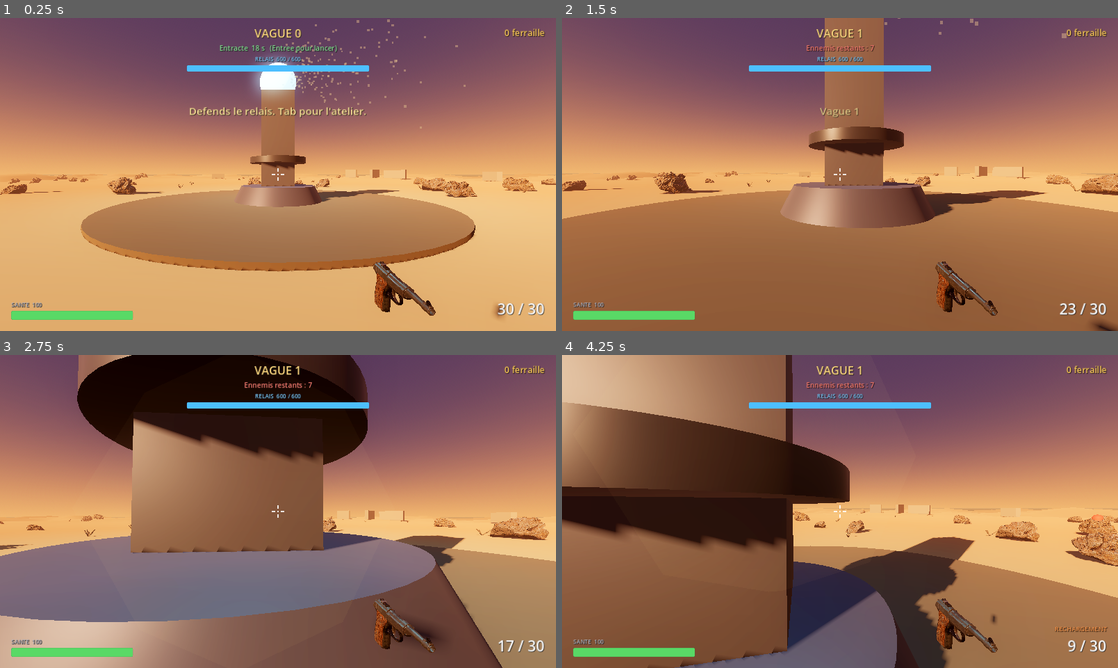
Above: before the commit, frames 1-4 (two rows, left to right).
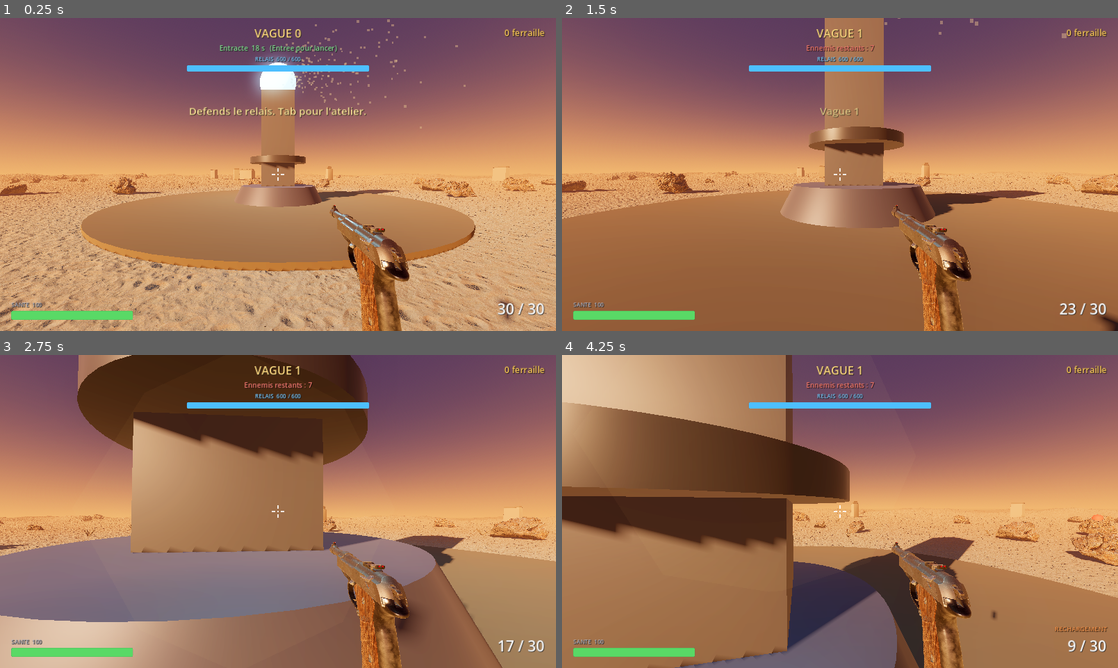
Above: after the commit, the same moments.

Repository: 100zb/tour-de-garde
Game: Godot game, scene res://scenes/main.tscn
The game is run twice, just before and just after one commit, with the same random seed, the same clock (stepped at 60 frames per second) and the same inputs.
Inputs (mouse positions are in pixels of both pictures, inside the frame that each line leads up to):
- Up to frame 1 (0.25 s): no input
- Up to frame 2 (1.5 s): tap Enter (restart) at 0.5 s; move the mouse to (867, 174) at 0.52 s; press the mouse at (867, 174) at 0.53 s; hold W (move_forward) from 0.53 s (still down); tap Space (jump) at 0.77 s; move the mouse to (812, 174) at 1.27 s; release the mouse at (812, 174) at 1.28 s; tap Shift (sprint) at 1.35 s
- Up to frame 3 (2.75 s): keep holding W (move_forward); tap Space (jump) at 1.52 s; move the mouse to (289, 505) at 2.02 s; press the mouse at (289, 505) at 2.03 s
- Up to frame 4 (4.25 s): keep holding W (move_forward); move the mouse to (834, 517) at 2.77 s; release the mouse at (834, 517) at 2.78 s; tap Shift (sprint) at 2.85 s; click (834, 517) at 2.92 s; tap Space (jump) at 3.02, 3.77 s; move the mouse to (878, 514) at 3.52 s; press the mouse at (878, 514) at 3.53 s; tap R (reload) at 4.15 s

The runs differ from the first frame. In frame 1, 16% of the frame differs, in the area x 0-100%, y 44-100%; in frame 2, 5.3%; in frame 3, 25%; in frame 4, 34%, in the area x 0-100%, y 0-100%.

Commit message:
Phase 6 (suite) - Sable texture, correctifs pistolet/horizon, ruines de fortin
Sable : terrain.gd applique desormais une vraie texture PBR (ambientCG,
CC0) au lieu d'une couleur unie - couleur, normal map (grain visible),
rugosite et occlusion ambiante, repetee 70x sur les 400m du terrain.
generate_tangents() ajoute au SurfaceTool pour que la normal map
s'applique correctement.

Pistolet : l'orientation etait inversee (canon vers le joueur au lieu
du viseur) - rotation Y corrigee de 180 degres. Repositionne et agrandi
(x1.6) pour avoir une vraie presence "tenu en main" en vue FPS, au lieu
d'apparaitre petit dans le coin de l'ecran.

Horizon : une bande sombre visible tout autour de la carte (le "sol" du
ciel procedural qui apparaissait sous l'horizon, le terrain de 400m
n'allant pas assez loin pour le masquer). ground_horizon_color aligne
sur sky_horizon_color et ground_bottom_color eclairci pour supprimer
le contraste dur.

Ruines : remplace les boites plates par des fragments reels d'un kit de
fortin modulaire (Poly Haven, CC0) - murs droits/coins en deux
epaisseurs, un pan casse net, une tour ronde, tires au hasard parmi 6
variantes et disperses comme avant (meme exclusion de l'anneau de
spawn). Echelle reduite a 55% (les pieces d'origine font jusqu'a 14m).
Le pack fourni n'incluait pas ses textures : couleurs pierre/mortier
appliquees a la main sur les 2 emplacements de materiau (mur/bordure).

Verifie : import complet sans erreur (hors avertissements attendus sur
les textures manquantes des ruines), execution headless du jeu sans
erreur de script/parse, structure des 10 rochers-ruines validee par
script, captures d'ecran confirmant chaque correction visuellement
(grain du sable, pistolet correctement oriente, horizon sans bande
sombre, variete des fragments de ruine).

Co-Authored-By: Claude Sonnet 5 <noreply@anthropic.com>
Claude-Session: https://claude.ai/code/session_01JfH1K84Rym112DTN6enNAS

Diff:
--- a/scenes/main.tscn
+++ b/scenes/main.tscn
@@ -12,8 +12,8 @@
 sky_top_color = Color(0.32, 0.24, 0.34, 1)
 sky_horizon_color = Color(0.95, 0.58, 0.32, 1)
 sky_curve = 0.15
-ground_bottom_color = Color(0.3, 0.22, 0.16, 1)
-ground_horizon_color = Color(0.82, 0.55, 0.34, 1)
+ground_bottom_color = Color(0.7, 0.46, 0.28, 1)
+ground_horizon_color = Color(0.95, 0.58, 0.32, 1)
 sun_angle_max = 18.0
 sun_curve = 0.12
 
--- a/scenes/player.tscn
+++ b/scenes/player.tscn
@@ -26,10 +26,10 @@
 far = 500.0
 
 [node name="Weapon" type="Node3D" parent="Head/Camera3D"]
-transform = Transform3D(1, 0, 0, 0, 1, 0, 0, 0, 1, 0.3, -0.33, -0.55)
+transform = Transform3D(1, 0, 0, 0, 1, 0, 0, 0, 1, 0.18, -0.22, -0.35)
 
 [node name="WeaponView" parent="Head/Camera3D/Weapon" instance=ExtResource("2_weapon_view")]
-transform = Transform3D(0, 0, -1, 0, 1, 0, 1, 0, 0, 0, 0, 0)
+transform = Transform3D(0, 0, 1.6, 0, 1.6, 0, -1.6, 0, 0, 0, 0, 0)
 
 [node name="Muzzle" type="Node3D" parent="Head/Camera3D/Weapon"]
-transform = Transform3D(1, 0, 0, 0, 1, 0, 0, 0, 1, 0, 0.03, -0.2)
+transform = Transform3D(1, 0, 0, 0, 1, 0, 0, 0, 1, 0, 0.05, -0.28)
--- a/scripts/main.gd
+++ b/scripts/main.gd
@@ -9,6 +9,22 @@
 # aleatoire appliquee a chaque rocher.
 const BOULDER_SIZE := Vector3(1.272136, 1.00383, 1.830334)
 const BOULDER_CENTER := Vector3(-0.112092, 0.428272, -0.033273)
+
+const FORT_SCENE := preload("res://assets/models/fort/modular_fort_01_2k.gltf")
+# Sous-ensemble du kit modulaire (Poly Haven) utilise comme fragments de
+# ruine : murs droits/coins en deux epaisseurs, un pan casse net et une
+# tour ronde, pour varier les silhouettes sans importer les 22 pieces.
+const FORT_PIECE_NAMES := [
+	"modular_fort_01_wall_thick_straight_01",
+	"modular_fort_01_wall_thick_corner_01",
+	"modular_fort_01_wall_thick_end_01",
+	"modular_fort_01_wall_thin_straight_01",
+	"modular_fort_01_wall_thin_corner_01",
+	"modular_fort_01_tower_round",
+]
+# Echelle reduite : les pieces du kit sont a l'echelle d'un vrai fortin
+# (jusqu'a 14 m de long, 13 m de haut), trop imposantes telles quelles.
+const FORT_SCALE := 0.55
 
 @onready var player: Player = $Player
 @onready var relay: Relay = $NavigationRegion3D/Relay
@@ -195,9 +211,10 @@
 		collision.shape = shape
 		body.add_child(collision)
 
-## Ajoute des pans de mur en ruine : de vrais obstacles que les ennemis
-## doivent contourner (inclus dans le maillage de navigation, voir
-## _bake_navigation()).
+## Ajoute des fragments de fortin en ruine (kit modulaire Poly Haven) :
+## de vrais obstacles que les ennemis doivent contourner (inclus dans le
+## maillage de navigation, voir _bake_navigation()). Le pack fourni n'a
+## pas ses textures : couleurs pierre/mortier appliquees a la main.
 func _scatter_ruins() -> void:
 	var rng := RandomNumberGenerator.new()
 	rng.seed = 20260916
@@ -205,42 +222,55 @@
 	var ruins := Node3D.new()
 	ruins.name = "Ruins"
 	$NavigationRegion3D.add_child(ruins)
+
+	# Extrait les maillages voulus depuis le kit (une seule instance
+	# temporaire) pour les reutiliser sur toutes les copies dispersees.
+	var fort := FORT_SCENE.instantiate()
+	var piece_meshes: Array[Mesh] = []
+	for piece_name in FORT_PIECE_NAMES:
+		var piece: MeshInstance3D = fort.get_node(piece_name)
+		piece_meshes.append(piece.mesh)
+	fort.free()
+
+	var wall_material := StandardMaterial3D.new()
+	wall_material.albedo_color = Color(0.58, 0.52, 0.44)
+	wall_material.roughness = 1.0
+
+	var trim_material := StandardMaterial3D.new()
+	trim_material.albedo_color = Color(0.4, 0.35, 0.3)
+	trim_material.roughness = 1.0
 
 	for i in 10:
 		var angle := rng.randf() * TAU
 		var distance := rng.randf_range(26.0, 88.0)
 		while absf(distance - ENEMY_SPAWN_RADIUS) < SPAWN_EXCLUSION_MARGIN:
 			distance = rng.randf_range(26.0, 88.0)
-		var width := rng.randf_range(5.0, 9.0)
-		var height := rng.randf_range(2.2, 3.8)
-		var thickness := rng.randf_range(0.8, 1.3)
 
 		var pos_x := cos(angle) * distance
 		var pos_z := sin(angle) * distance
 		var ground_y: float = $NavigationRegion3D/Ground.get_height(pos_x, pos_z)
 
+		var mesh: Mesh = piece_meshes[rng.randi_range(0, piece_meshes.size() - 1)]
+		var mesh_aabb := mesh.get_aabb()
+
 		var body := StaticBody3D.new()
 		body.collision_layer = 1
 		body.collision_mask = 0
-		body.position = Vector3(pos_x, ground_y + height * 0.5, pos_z)
+		body.position = Vector3(pos_x, ground_y, pos_z)
 		body.rotation.y = rng.randf() * TAU
+		body.scale = Vector3.ONE * FORT_SCALE
 		ruins.add_child(body)
 
 		var mesh_instance := MeshInstance3D.new()
-		var box := BoxMesh.new()
-		box.size = Vector3(width, height, thickness)
-		mesh_instance.mesh = box
-
-		var material := StandardMaterial3D.new()
-		var shade := rng.randf_range(0.55, 0.68)
-		material.albedo_color = Color(shade, shade * 0.94, shade * 0.82)
-		material.roughness = 1.0
-		mesh_instance.material_override = material
+		mesh_instance.mesh = mesh
+		mesh_instance.set_surface_override_material(0, wall_material)
+		mesh_instance.set_surface_override_material(1, trim_material)
 		body.add_child(mesh_instance)
 
 		var collision := CollisionShape3D.new()
 		var shape := BoxShape3D.new()
-		shape.size = Vector3(width, height, thickness)
+		shape.size = mesh_aabb.size
+		collision.position = mesh_aabb.position + mesh_aabb.size * 0.5
 		collision.shape = shape
 		body.add_child(collision)
 
--- a/scripts/terrain.gd
+++ b/scripts/terrain.gd
@@ -40,9 +40,12 @@
 
 	# Le relief a change la forme du sol : il faut recalculer les normales
 	# pour que la lumiere ne reste pas plaquee comme sur un plan plat.
+	# Les tangentes sont necessaires pour que la normal map du sable
+	# (relief des grains) s'applique correctement.
 	var surface_tool := SurfaceTool.new()
 	surface_tool.create_from(array_mesh, 0)
 	surface_tool.generate_normals()
+	surface_tool.generate_tangents()
 	var final_mesh := surface_tool.commit()
 
 	mesh_instance.mesh = final_mesh
@@ -63,8 +66,17 @@
 func get_height(x: float, z: float) -> float:
 	return _height_at(x, z, _noise)
 
+## Repetitions de la texture sur les 400m du terrain : plus haut = grain
+## plus visible de pres, au prix de plus de repetition au loin.
+const SAND_TILING := 70.0
+
 func _sand_material() -> StandardMaterial3D:
 	var material := StandardMaterial3D.new()
-	material.albedo_color = Color(0.72, 0.58, 0.38)
-	material.roughness = 0.95
+	material.albedo_texture = load("res://assets/textures/sand/sand_color.jpg")
+	material.roughness_texture = load("res://assets/textures/sand/sand_roughness.jpg")
+	material.ao_enabled = true
+	material.ao_texture = load("res://assets/textures/sand/sand_ao.jpg")
+	material.normal_enabled = true
+	material.normal_texture = load("res://assets/textures/sand/sand_normal.jpg")
+	material.uv1_scale = Vector3(SAND_TILING, SAND_TILING, 1.0)
 	return material
Binary file added: assets/models/fort/modular_fort_01.bin
Not shown, added: assets/models/fort/modular_fort_01_2k.gltf
Not shown, added: assets/models/fort/modular_fort_01_2k.gltf.import
Binary file added: assets/textures/sand/sand_ao.jpg
Not shown, added: assets/textures/sand/sand_ao.jpg.import
Binary file added: assets/textures/sand/sand_color.jpg
Not shown, added: assets/textures/sand/sand_color.jpg.import
Binary file added: assets/textures/sand/sand_normal.jpg
Not shown, added: assets/textures/sand/sand_normal.jpg.import
Binary file added: assets/textures/sand/sand_roughness.jpg
Not shown, added: assets/textures/sand/sand_roughness.jpg.import
